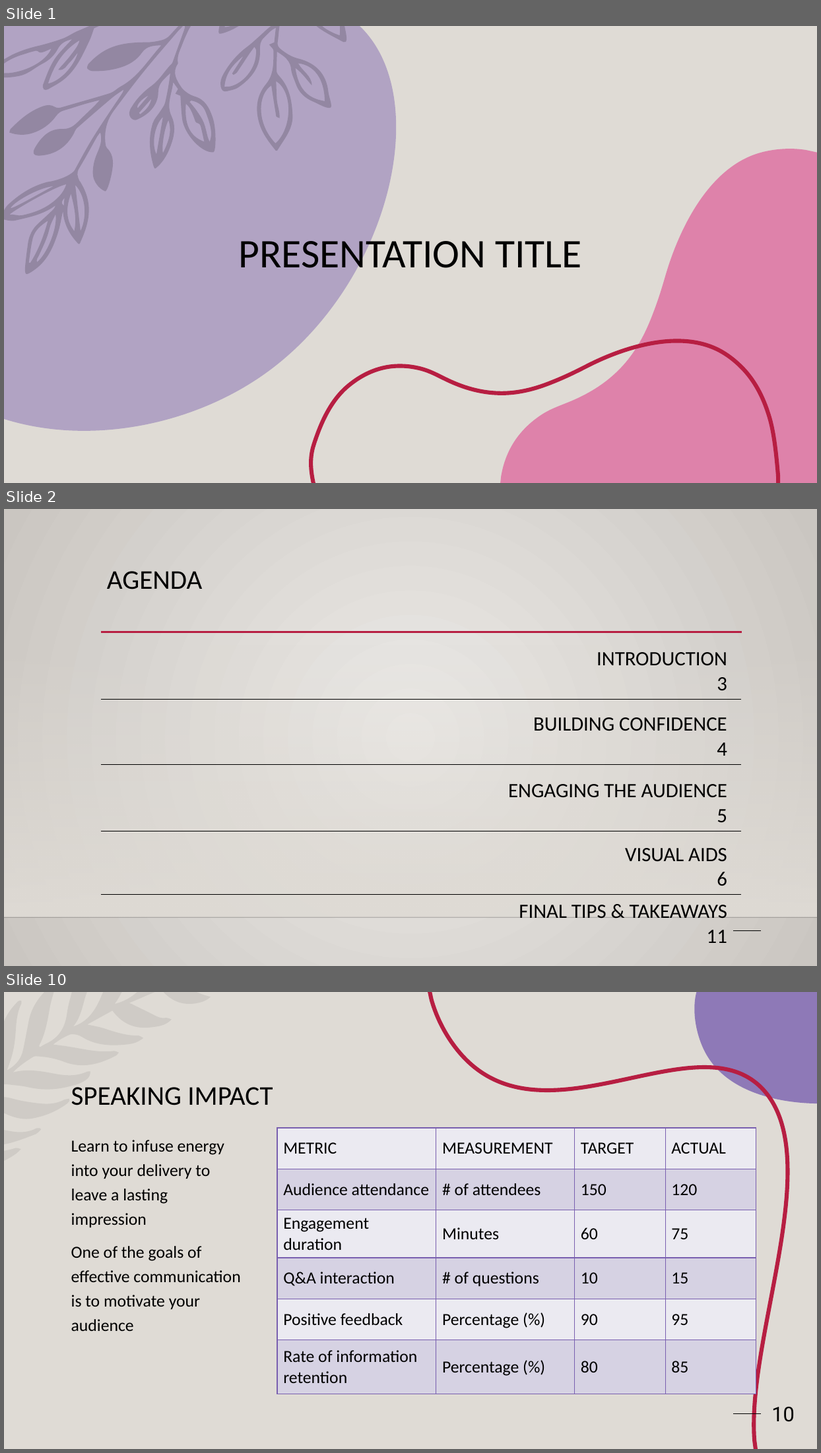
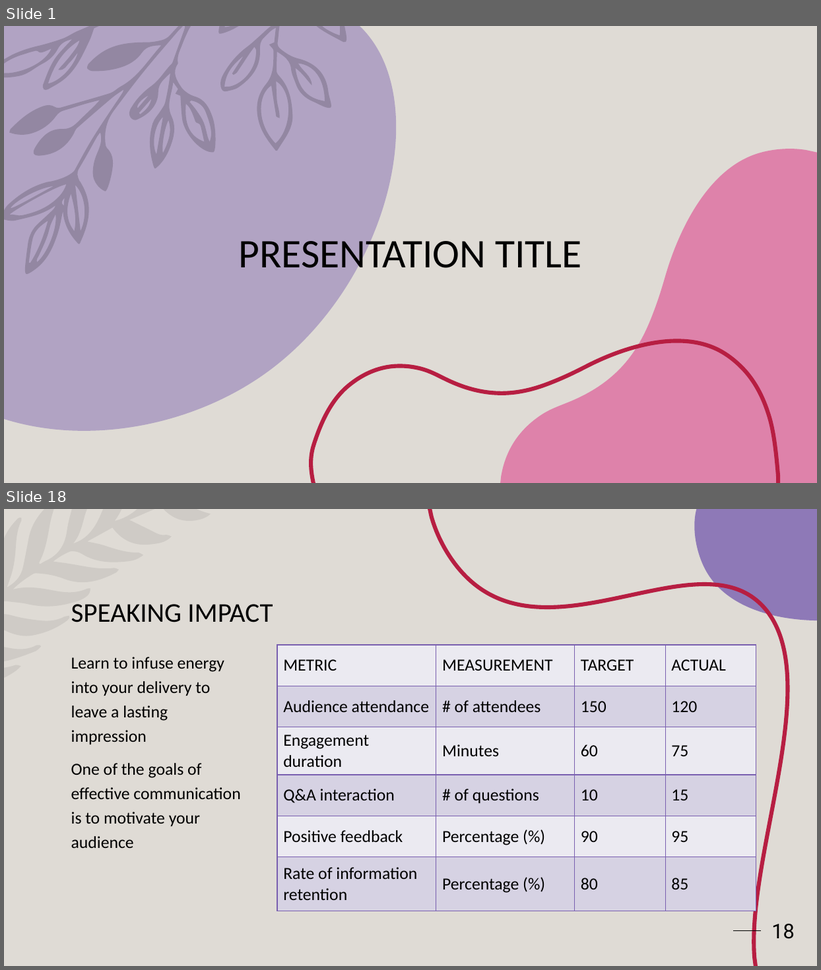
Before and after one commit to seli-hom/Unix-Final, a slide deck: Unix Presentation.pptx. Shown one above the other, each under a label of ours: slides 1, 2 and 10 before the commit, slides 1 and 18 after it; the slides between them are not shown. The pictures are 821x1453 and 821x970 pixels, drawn with LibreOffice and Linux fonts; fonts in the diff are those of the drawing; background and template pictures are left out. Boxes give left, top, right and bottom in pixels: in the first picture for what was removed or moved away, otherwise in the second. Text is boxed around its words. In the diff, an @@ line names an element or a change of style, - is before the commit and + after.

```diff
--- a/Unix Presentation.pptx
+++ b/Unix Presentation.pptx
@@ slide 2 removed at bbox=[4, 509, 817, 966], background gradient #ECEAE7 to #CAC7C1; not listed: 1 template element that a slide beside it also shows @@
@@ title removed at bbox=[107, 571, 202, 590] @@
-AGENDA
@@ rectangle removed at bbox=[4, 644, 817, 918] @@
@@ line removed from (101, 632) to (742, 632) @@
@@ table removed at bbox=[101, 643, 741, 946], 5 rows, 1 columns @@
-INTRODUCTION / 3
-BUILDING CONFIDENCE / 4
-ENGAGING THE AUDIENCE / 5
-VISUAL AIDS / 6
-FINAL TIPS & TAKEAWAYS / 11
@@ line removed from (4, 918) to (817, 918) @@
@@ what was slide 10 is now slide 18 @@
@@ page number at bbox=[772, 924, 795, 939]: text changed @@
-10
+18
```
Also in this commit, not shown: 3 slides changed, 12 slides added, 4 other slides removed.
